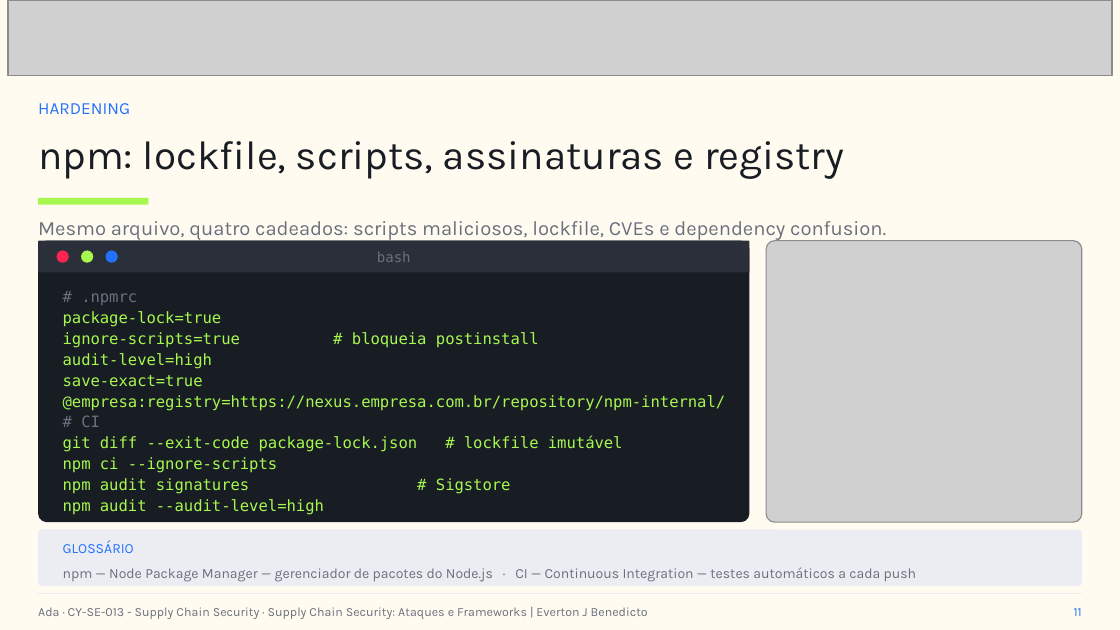
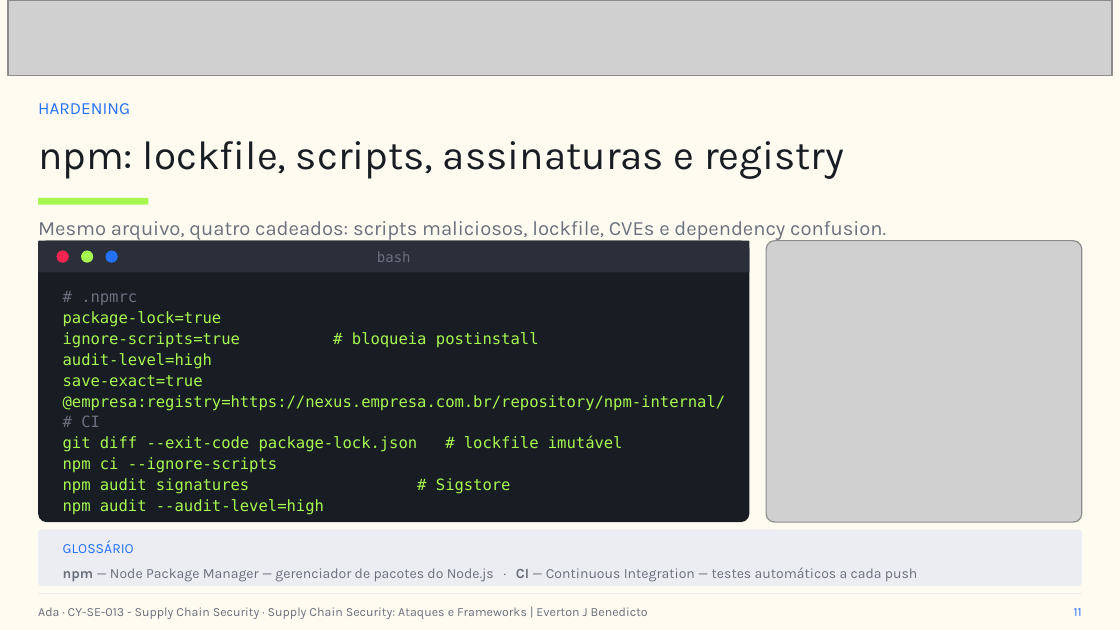
Before and after one commit to everton-dev/AdaTech.Aulas, a slide deck: slide 11 of CY-SE-013 - Supply Chain Security/slides/Aula_06_Supply_Chain_Security_Ataques_e_Frameworks.pptx. Drawn at 1120x630 pixels with LibreOffice and Linux fonts; fonts in the diff are those of the drawing; grey boxes stand for pictures. Boxes give left, top, right and bottom in pixels: in the first picture for what was removed or moved away, otherwise in the second. Text is boxed around its words. In the diff, an @@ line names an element or a change of style, - is before the commit and + after.

```diff
--- a/CY-SE-013 - Supply Chain Security/slides/Aula_06_Supply_Chain_Security_Ataques_e_Frameworks.pptx
+++ b/CY-SE-013 - Supply Chain Security/slides/Aula_06_Supply_Chain_Security_Ataques_e_Frameworks.pptx
@@ text "npm — Node Package Manager ..." at (63, 567, 918, 582): bold on in "npm CI" @@
```
Also in this commit, not shown: 7 other slides changed, 9 other files.
